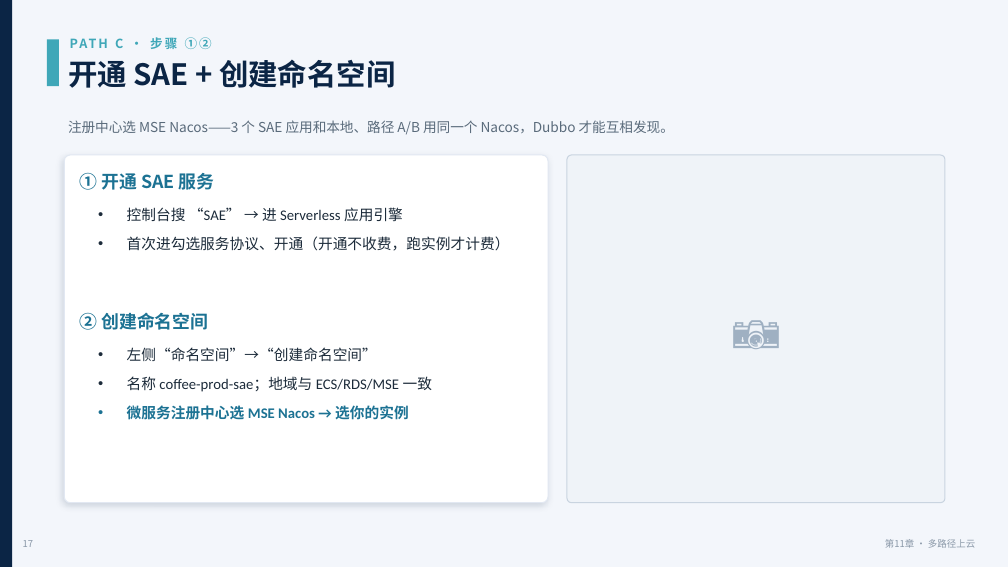
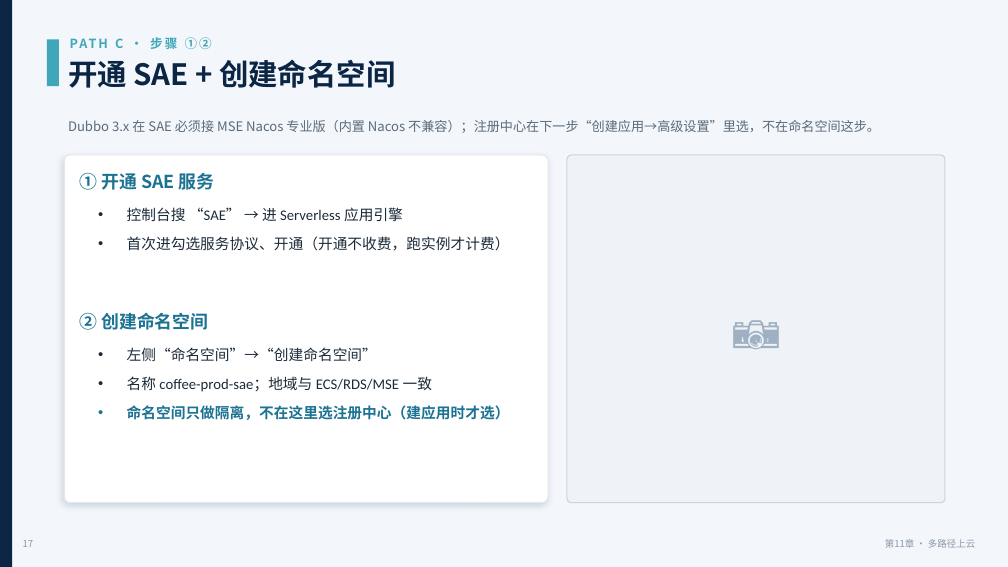
Before and after one commit to coffeeliuwei/cloudnativeapp, a slide deck: slide 18 of deck/第11章-上云部署-课件.pptx. Drawn at 1008x567 pixels with LibreOffice and Linux fonts; fonts in the diff are those of the drawing. Boxes give left, top, right and bottom in pixels: in the first picture for what was removed or moved away, otherwise in the second. Text is boxed around its words. In the diff, an @@ line names an element or a change of style, - is before the commit and + after.

```diff
--- a/deck/第11章-上云部署-课件.pptx
+++ b/deck/第11章-上云部署-课件.pptx
@@ text at (x1=68, y1=120, x2=880, y2=133): text changed; size 13 to 12.5 pt @@
-注册中心选 MSE Nacos——3 个 SAE 应用和本地、路径 A/B 用同一个 Nacos，Dubbo 才能互相发现。
+Dubbo 3.x 在 SAE 必须接 MSE Nacos 专业版（内置 Nacos 不兼容）；注册中心在下一步“创建应用→高级设置”里选，不在命名空间这步。
@@ text at (x1=127, y1=405, x2=510, y2=420): text changed @@
-• 微服务注册中心选 MSE Nacos → 选你的实例
+• 命名空间只做隔离，不在这里选注册中心（建应用时才选）
```
Also in this commit, not shown: 3 other slides changed, 1 other file.
